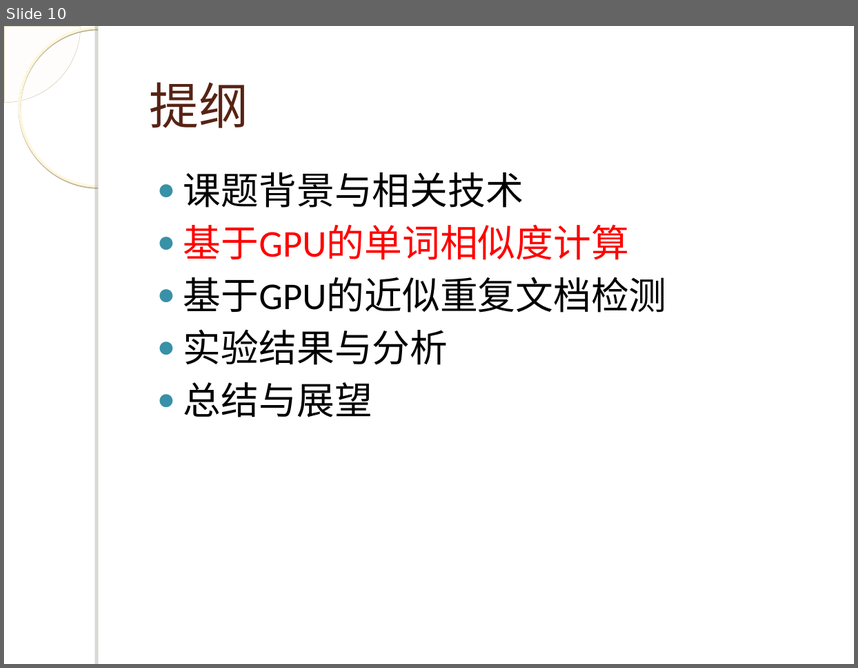
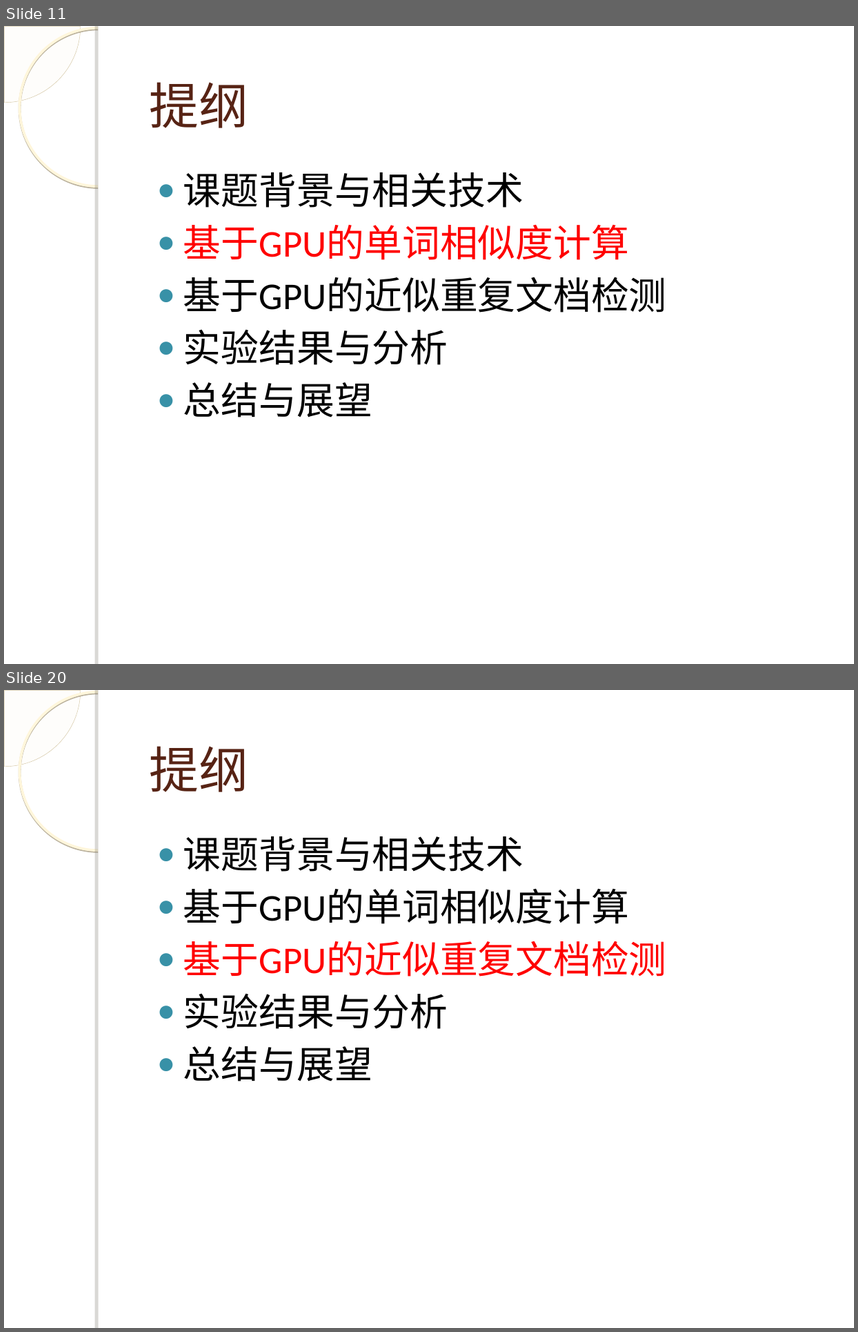
Before and after one commit to WangJunqiao/Tech-Study, a slide deck: 答辩.ppt. Shown one above the other, each under a label of ours: slide 10 before the commit, slides 11 and 20 after it; the slides between them are not shown. The pictures are 858x668 and 858x1332 pixels, drawn with LibreOffice and Linux fonts; fonts in the diff are those of the drawing; background and template pictures are left out. Boxes give left, top, right and bottom in pixels: in the first picture for what was removed or moved away, otherwise in the second. Text is boxed around its words. In the diff, an @@ line names an element or a change of style, - is before the commit and + after.

```diff
--- a/答辩.ppt
+++ b/答辩.ppt
@@ slide 20 added at (4,690,854,1328), background picture (left out); not listed: 4 template elements that a slide beside it also shows @@
@@ title added at (150,746,249,792), 42 pt, text #572314 @@
+提纲
@@ text added at (183,836,667,1081), 32 pt, text #000000 @@
+● 课题背景与相关技术
+● 基于GPU的单词相似度计算
+● 基于GPU的近似重复文档检测
+● 实验结果与分析
+● 总结与展望
@@ what was slide 10 is now slide 11 @@
```
Also in this commit, not shown: 4 slides changed, 24 other slides added, 1 slide removed, 1 other file.
